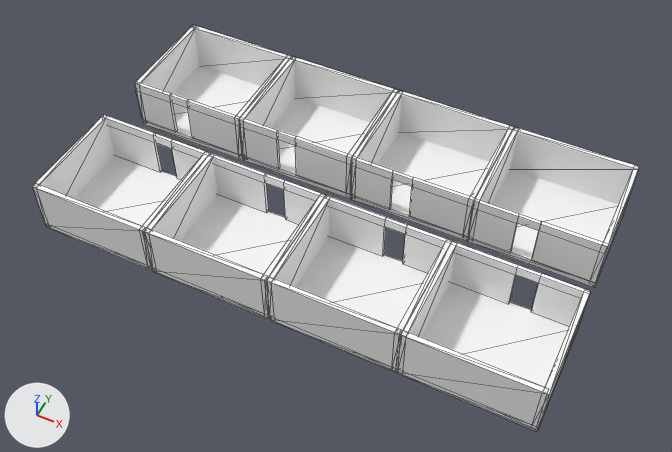
An edit to the FBX model RMIT_AN/Assets/3D_Assets/Room/Group_of_Rooms.fbx, drawn before and after from the same camera.
Camera for both pictures: a 50 mm lens placed at (27.7, -28.3, 40.7), pointed at (11.7, 3.8, 0.6). The lights are fixed; the arrows at lower left show +X, +Y and +Z. Mesh edges are drawn as thin lines. Where no turn or scale is listed for an object, it has been applied to the vertices.

Before the edit, the objects in view are built like this:
```python
me_room_ground_mesh_001 = bpy.data.meshes.new('Room_Ground_Mesh.001')
me_room_ground_mesh_001.from_pydata(...)  # a box spanning x -375.0..375.0, y -20.0..20.0, z -332.0..332.0
me_room_ground_mesh_001.materials.append(mat_default_material)  # white #ffffff
me_room_ground_mesh_022 = bpy.data.meshes.new('Room_Ground_Mesh.022')
me_room_ground_mesh_022.from_pydata(...)  # a box spanning x -3.75..3.75, y -3.32..3.32, z -0.2..0.2
me_room_ground_mesh_022.materials.append(mat_default_material)  # white #ffffff
me_room_ground_mesh_024 = bpy.data.meshes.new('Room_Ground_Mesh.024')
me_room_ground_mesh_024.from_pydata(...)  # a box spanning x -3.75..3.75, y -3.32..3.32, z -0.2..0.2
me_room_ground_mesh_024.materials.append(mat_default_material)  # white #ffffff
me_room_wall_n_mesh = bpy.data.meshes.new('Room_Wall_N_Mesh')
me_room_wall_n_mesh.from_pydata(...)  # a box spanning x -3.7..3.7, y -0.16..0.16, z -1.65..1.65
me_room_wall_n_mesh.materials.append(mat_default_material)  # white #ffffff
ob_room_ground_004 = bpy.data.objects.new('Room_Ground_004', me_room_ground_mesh_022)
ob_room_ground_004.location = (22.5, 0.0, 0.0)
ob_room_ground_005 = bpy.data.objects.new('Room_Ground_005', me_room_ground_mesh_001)
ob_room_ground_005.parent = ob_room_005
ob_room_ground_005.location = (0.113, 0.0347, -0.0701)
ob_room_ground_006 = bpy.data.objects.new('Room_Ground_006', me_room_ground_mesh_024)
ob_room_ground_006.location = (15.0, 10.0, 0.0)
ob_room_wall_n_001 = bpy.data.objects.new('Room_Wall_N_001', me_room_wall_n_mesh)
ob_room_wall_n_001.location = (-0.01, -3.22, 1.64)
# also in view: 'Room_Ground_008' at (0.0, 10.0, 0.0); 'Room_Wall_W_003' at (18.6, 0.0, 1.6); 'Room_Ground_001' at (0.0, 0.0, 0.0); 'Room_Wall_W_007' at (3.9, 10.0, 1.6); 'Room_Ground_003' at (15.0, 0.0, 0.0)
```
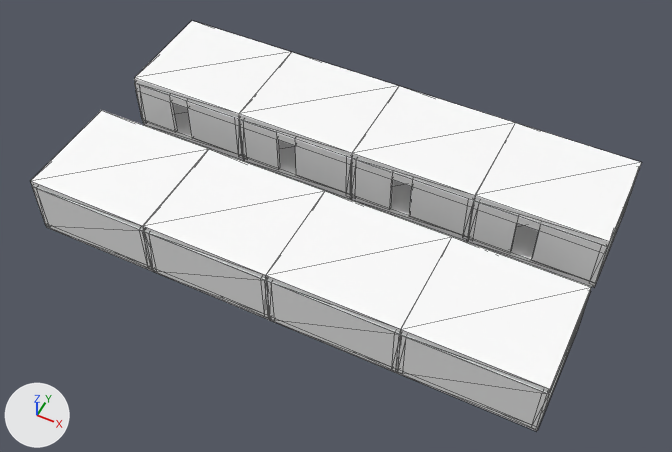
Changed parts and their boxes [x1, y1, x2, y2] in the pictures (672 x 452 px; the box of a moved part takes in the faces that stretch with it):
'Room_Roof_004', added
    after: [401, 237, 591, 393]
'Room_Roof_003', added
    after: [266, 191, 452, 334]
'Room_Roof_002', added
    after: [143, 149, 325, 279]
'Room_Roof_005', added
    after: [474, 123, 641, 246]
'Room_Roof_001', added
    after: [31, 110, 208, 230]
'Room_Roof_006', added
    after: [352, 86, 515, 200]
'Room_Roof_007', added
    after: [239, 52, 399, 158]
'Room_Roof_008', added
    after: [134, 21, 291, 119]
'Room_Ground_005', mesh turned
    before: [468, 169, 627, 287]
    after: [468, 206, 627, 287]
part 1 of me_room_ground_mesh_001, moved or reshaped
    before: [468, 169, 620, 287]
    after: [31, 110, 208, 230]
'Room_Ground_004', unchanged, covered by the edit
    before: [397, 282, 569, 431]
    after: [397, 372, 537, 431]
'Room_Ground_003', unchanged, covered by the edit
    before: [270, 236, 428, 373]
    after: [270, 319, 397, 373]
'Room_Ground_002', unchanged, covered by the edit
    before: [154, 195, 298, 320]
    after: [154, 271, 270, 320]
'Room_Wall_N_005', unchanged, covered by the edit
    before: [511, 127, 638, 204]

What the commit changed:
me_room_ground_mesh_001 has 8 vertices, 12 faces and spans x -375.0..375.0, y -20.0..20.0, z -332.0..332.0.
me_room_ground_mesh_001 is used by ob_room_ground_005; parent ob_room_005; location (0.113, 0.0347, -0.0701).
me_room_ground_mesh_001 part 1: the whole mesh is turned 90 degrees about the x axis through its middle and scaled by 0.01.
Object 'Room_Roof_008' (ob_room_roof_008) is new; it shows a copy of the mesh of ob_room_ground_006.
Its location is (0.0, 10.0, 3.46).
Object 'Room_Roof_005' (ob_room_roof_005) is new; it shows a copy of the mesh of ob_room_ground_006.
Its location is (22.5, 10.0, 3.46).
Object 'Room_Roof_001' (ob_room_roof_001) is new; it shows me_room_ground_mesh_001.
Its location is (0.0, 0.0, 3.46).
Object 'Room_Roof_004' (ob_room_roof_004) is new; it shows a copy of the mesh of ob_room_ground_004.
Its location is (22.5, 0.0, 3.46).
Object 'Room_Roof_003' (ob_room_roof_003) is new; it shows a copy of the mesh of ob_room_ground_004.
Its location is (15.0, 0.0, 3.46).
Object 'Room_Roof_002' (ob_room_roof_002) is new; it shows a copy of the mesh of ob_room_ground_004.
Its location is (7.5, 0.0, 3.46).
Object 'Room_Roof_006' (ob_room_roof_006) is new; it shows a copy of the mesh of ob_room_ground_006.
Its location is (15.0, 10.0, 3.46).
Object 'Room_Roof_007' (ob_room_roof_007) is new; it shows a copy of the mesh of ob_room_ground_006.
Its location is (7.5, 10.0, 3.46).
